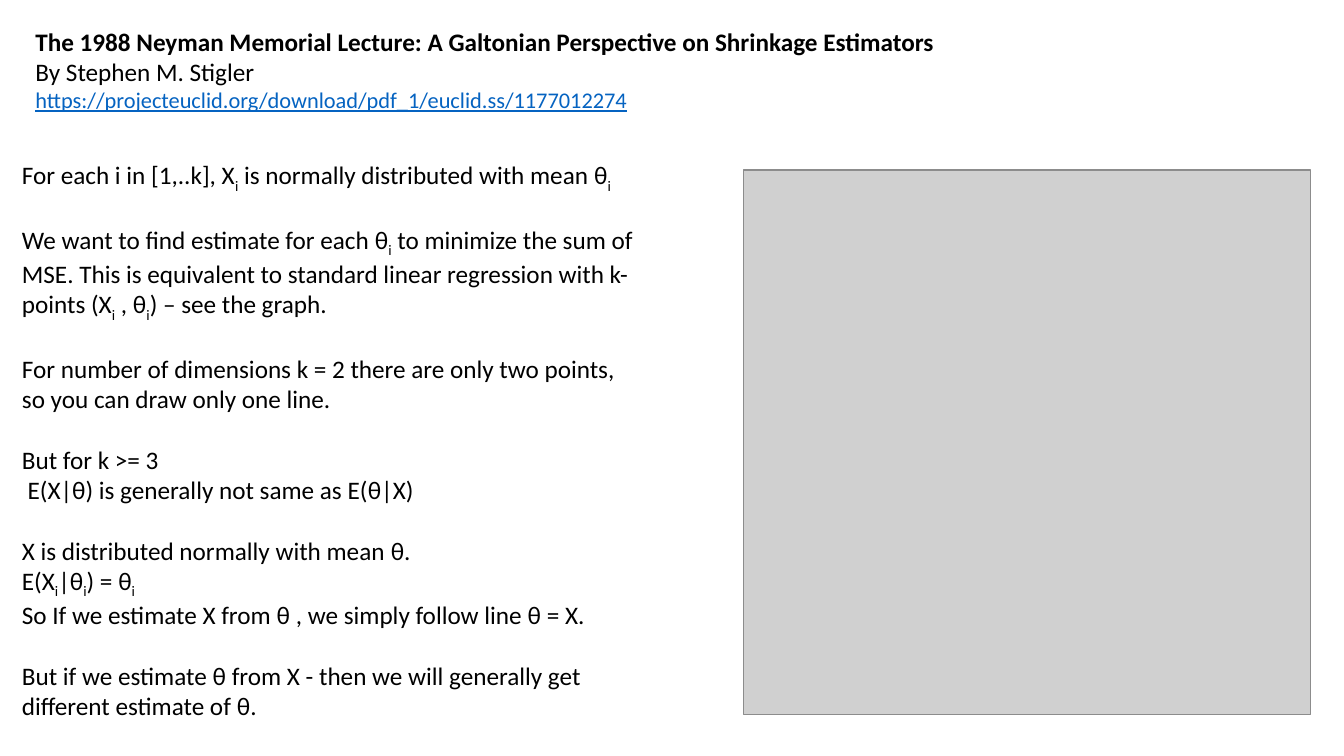
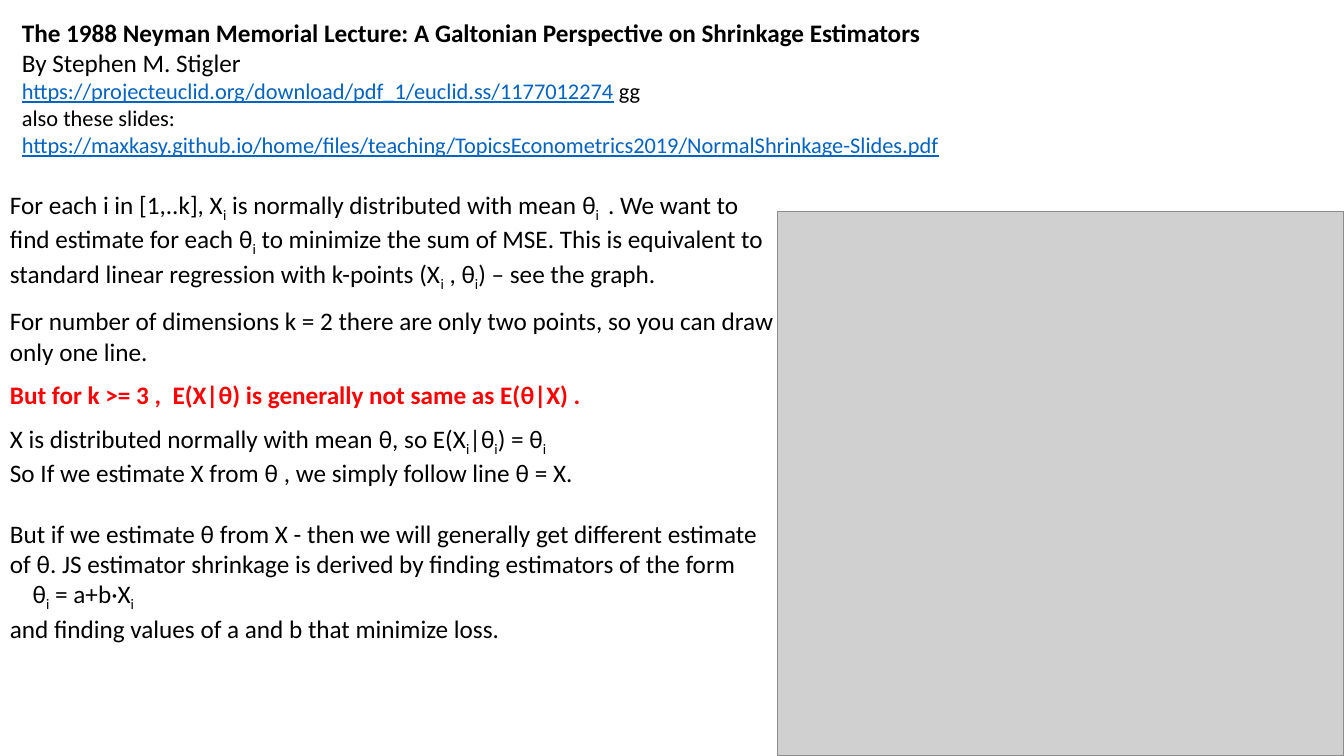
Before and after one commit to lselector/ml_ai_doc, a slide deck: slide 4 of Stein_Estimator.pptx. Drawn at 1344x756 pixels with LibreOffice and Linux fonts; fonts in the diff are those of the drawing; grey boxes stand for pictures. Boxes give left, top, right and bottom in pixels: in the first picture for what was removed or moved away, otherwise in the second. Text is boxed around its words. In the diff, an @@ line names an element or a change of style, - is before the commit and + after.

Commit message:
Stein Estimator update

```diff
--- a/Stein_Estimator.pptx
+++ b/Stein_Estimator.pptx
@@ text "The 1988 Neyman Memorial Lecture: ..." moved from (x1=35, y1=33, x2=933, y2=112) to (x1=22, y1=24, x2=938, y2=157) @@
@@ text at (x1=22, y1=83, x2=938, y2=157): text changed @@
-https://projecteuclid.org/download/pdf_1/euclid.ss/1177012274
+https://projecteuclid.org/download/pdf_1/euclid.ss/1177012274 gg
+also these slides:
+https://maxkasy.github.io/home/files/teaching/TopicsEconometrics2019/NormalShrinkage-Slides.pdf
@@ text "For each i in [1,..k], ..." moved from (x1=22, y1=165, x2=633, y2=716) to (x1=10, y1=195, x2=773, y2=643) @@
@@ text at (x1=10, y1=195, x2=762, y2=288): text changed @@
-For each i in [1,..k], Xi is normally distributed with mean θi
-We want to find estimate for each θi to minimize the sum of MSE. This is equivalent to standard linear regression with k-points (Xi , θi) – see the graph.
+For each i in [1,..k], Xi is normally distributed with mean θi . We want to find estimate for each θi to minimize the sum of MSE. This is equivalent to standard linear regression with k-points (Xi , θi) – see the graph.
@@ picture moved from (x1=743, y1=170, x2=1310, y2=715) to (x1=777, y1=212, x2=1344, y2=756) @@
@@ text at (x1=10, y1=385, x2=568, y2=452): text changed @@
-But for k >= 3
-E(X|θ) is generally not same as E(θ|X)
-X is distributed normally with mean θ.
-E(Xi|θi) = θi
+But for k >= 3 , E(X|θ) is generally not same as E(θ|X) .
+X is distributed normally with mean θ, so E(Xi|θi) = θi
@@ text at (x1=10, y1=525, x2=757, y2=643): text changed @@
-But if we estimate θ from X - then we will generally get different estimate of θ.
+But if we estimate θ from X - then we will generally get different estimate of θ. JS estimator shrinkage is derived by finding estimators of the form
+θi = a+b·Xi
+and finding values of a and b that minimize loss.
```
Also in this commit, not shown: 1 other file.
